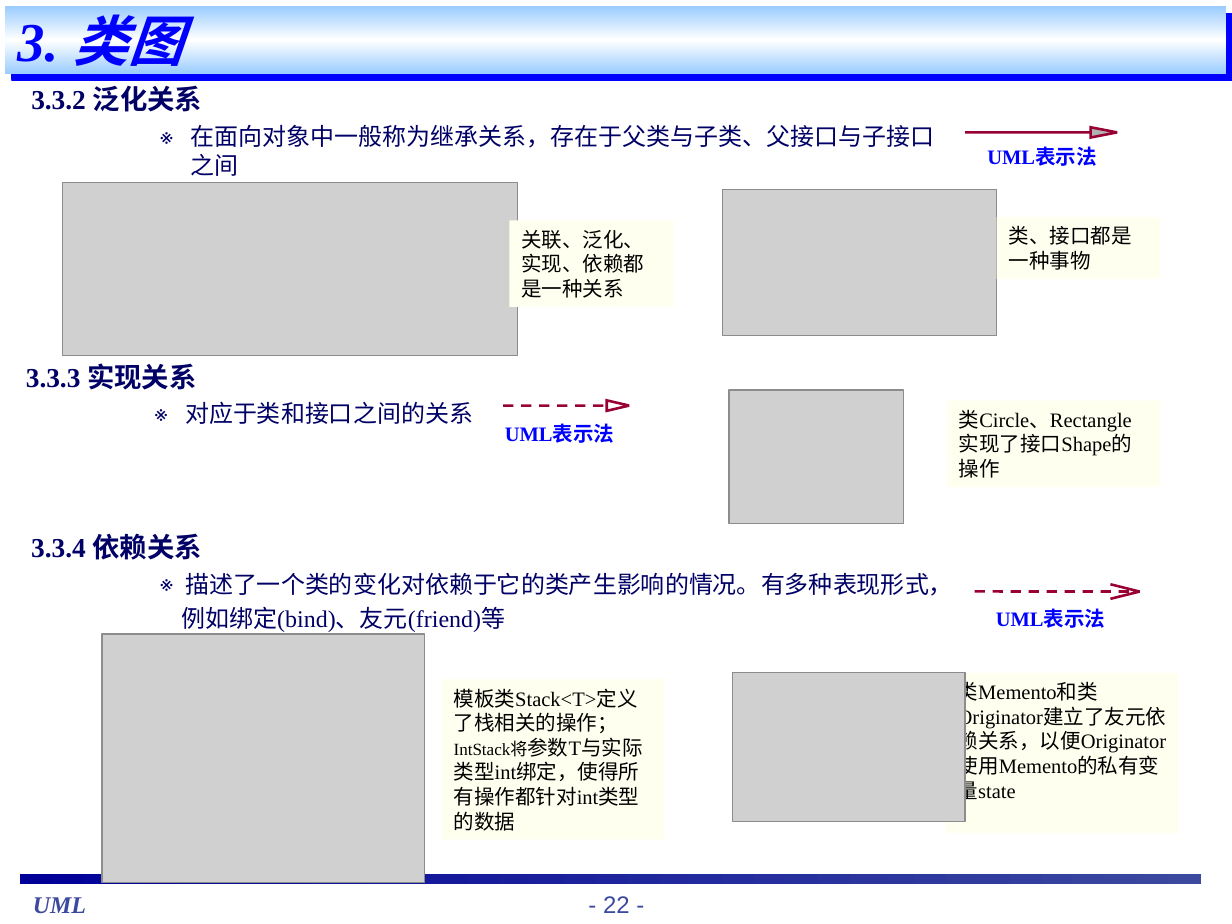
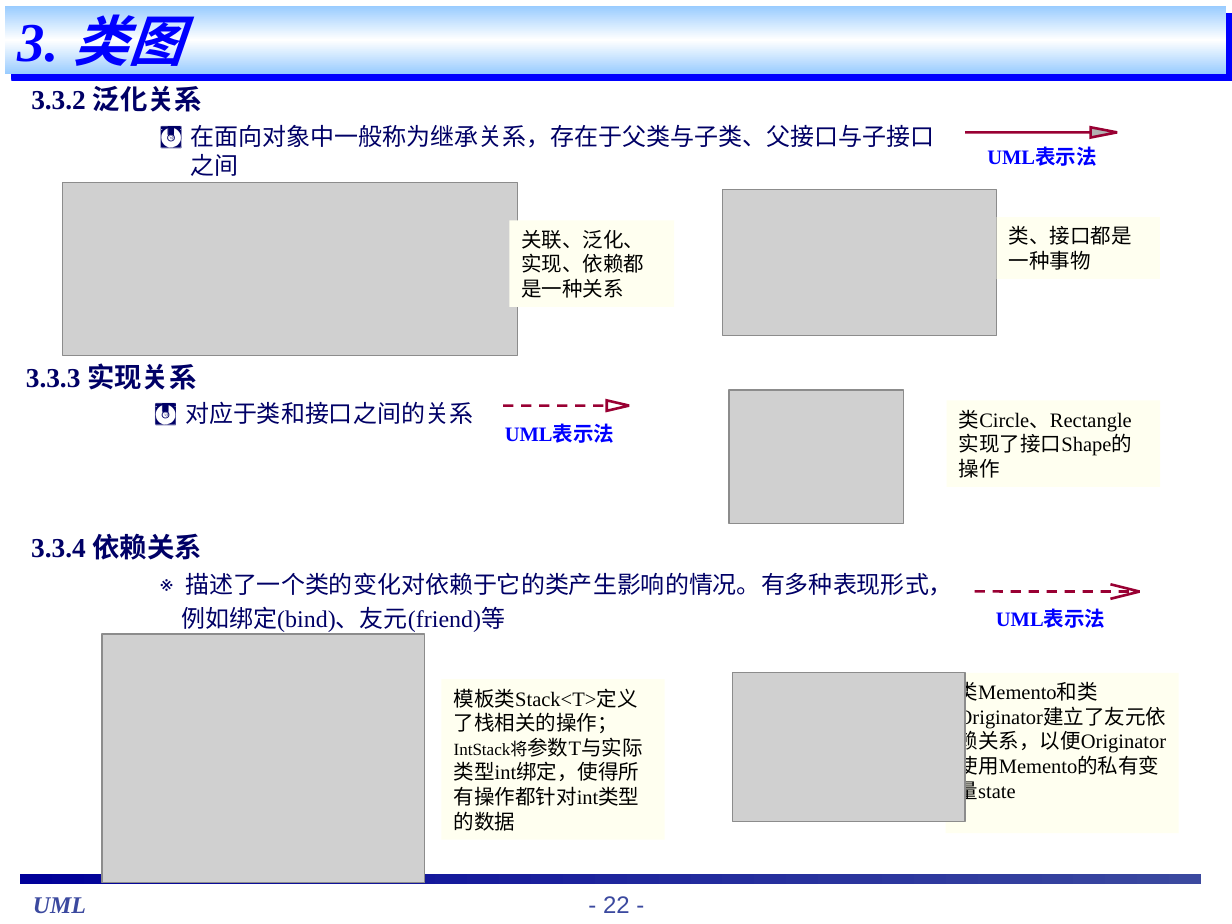
Before and after one commit to theSnowBoy/Tju_car_working, a slide deck: slide 22 of uml 学习/网上寻找课件/UML基础教程(内部使用教程).ppt. Drawn at 1232x924 pixels with LibreOffice and Linux fonts; fonts in the diff are those of the drawing; grey boxes stand for pictures. Boxes give left, top, right and bottom in pixels: in the first picture for what was removed or moved away, otherwise in the second. Text is boxed around its words. In the diff, an @@ line names an element or a change of style, - is before the commit and + after.

```diff
--- a/uml 学习/网上寻找课件/UML基础教程(内部使用教程).ppt
+++ b/uml 学习/网上寻找课件/UML基础教程(内部使用教程).ppt
@@ text at (190,125,934,176): bullet ※ to 💽 @@
@@ text at (185,401,473,424): bullet ※ to 💽 @@
```
Also in this commit, not shown: 9 other slides changed, 2 other files.
